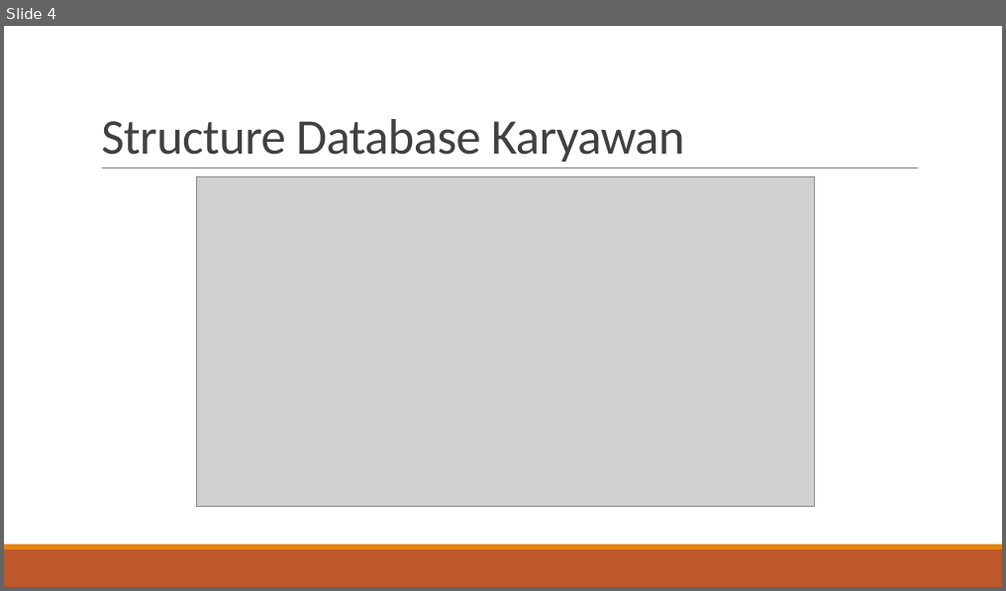
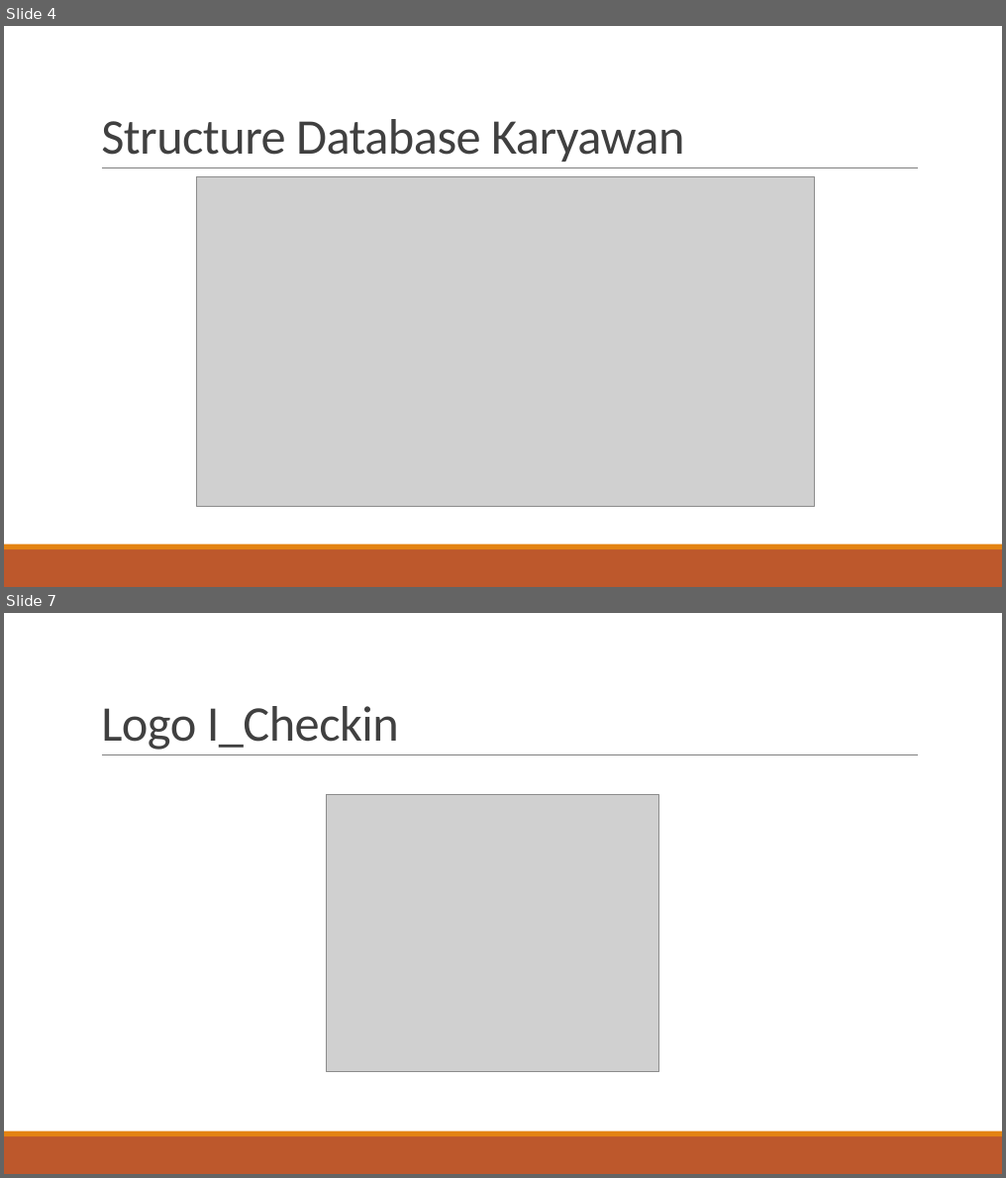
Before and after one commit to Rahayu2152/I_Checkin_Project, a slide deck: I_Checkin.pptx. Shown one above the other, each under a label of ours: slide 4 before the commit, slides 4 and 7 after it; the slides between them are not shown. The pictures are 1006x591 and 1006x1178 pixels, drawn with LibreOffice and Linux fonts; fonts in the diff are those of the drawing; grey boxes stand for pictures. Boxes give left, top, right and bottom in pixels: in the first picture for what was removed or moved away, otherwise in the second. Text is boxed around its words. In the diff, an @@ line names an element or a change of style, - is before the commit and + after.

```diff
--- a/I_Checkin.pptx
+++ b/I_Checkin.pptx
@@ slide 7 added at (4, 613, 1002, 1174), background #FFFFFF; not listed: 3 template elements that a slide beside it also shows @@
@@ title added at (101, 706, 399, 750), 48 pt, text #404040 @@
+Logo I_Checkin
@@ picture added at (326, 795, 659, 1072) @@
```
Also in this commit, not shown: 2 slides changed, 2 other slides added.
